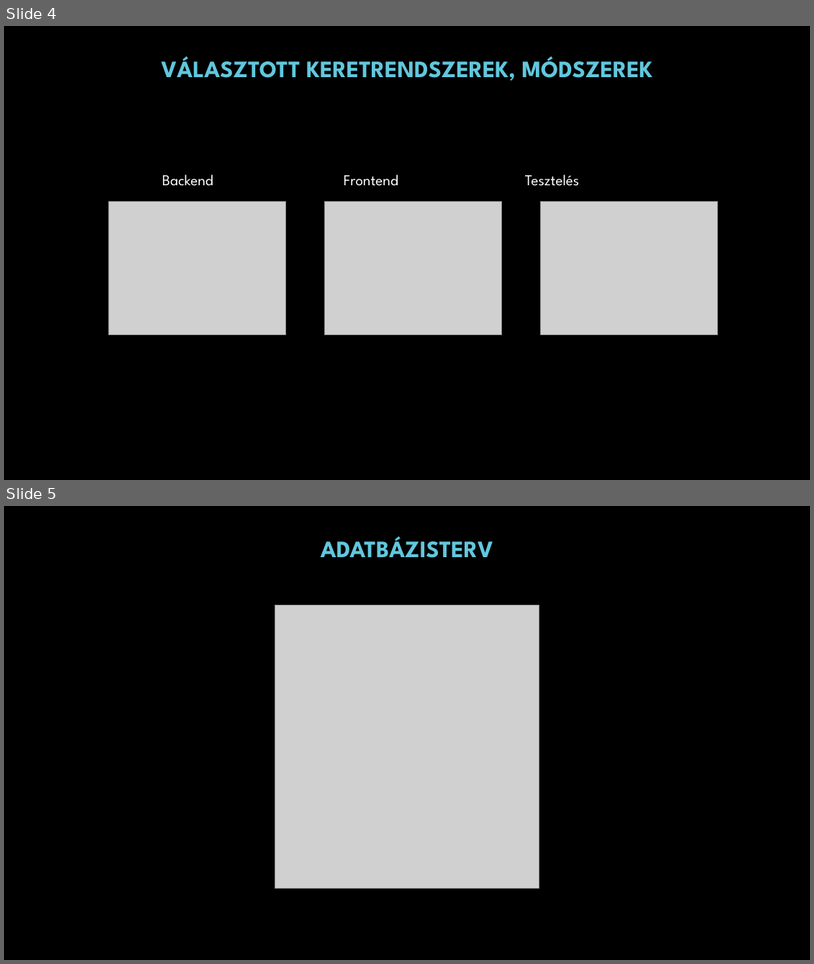
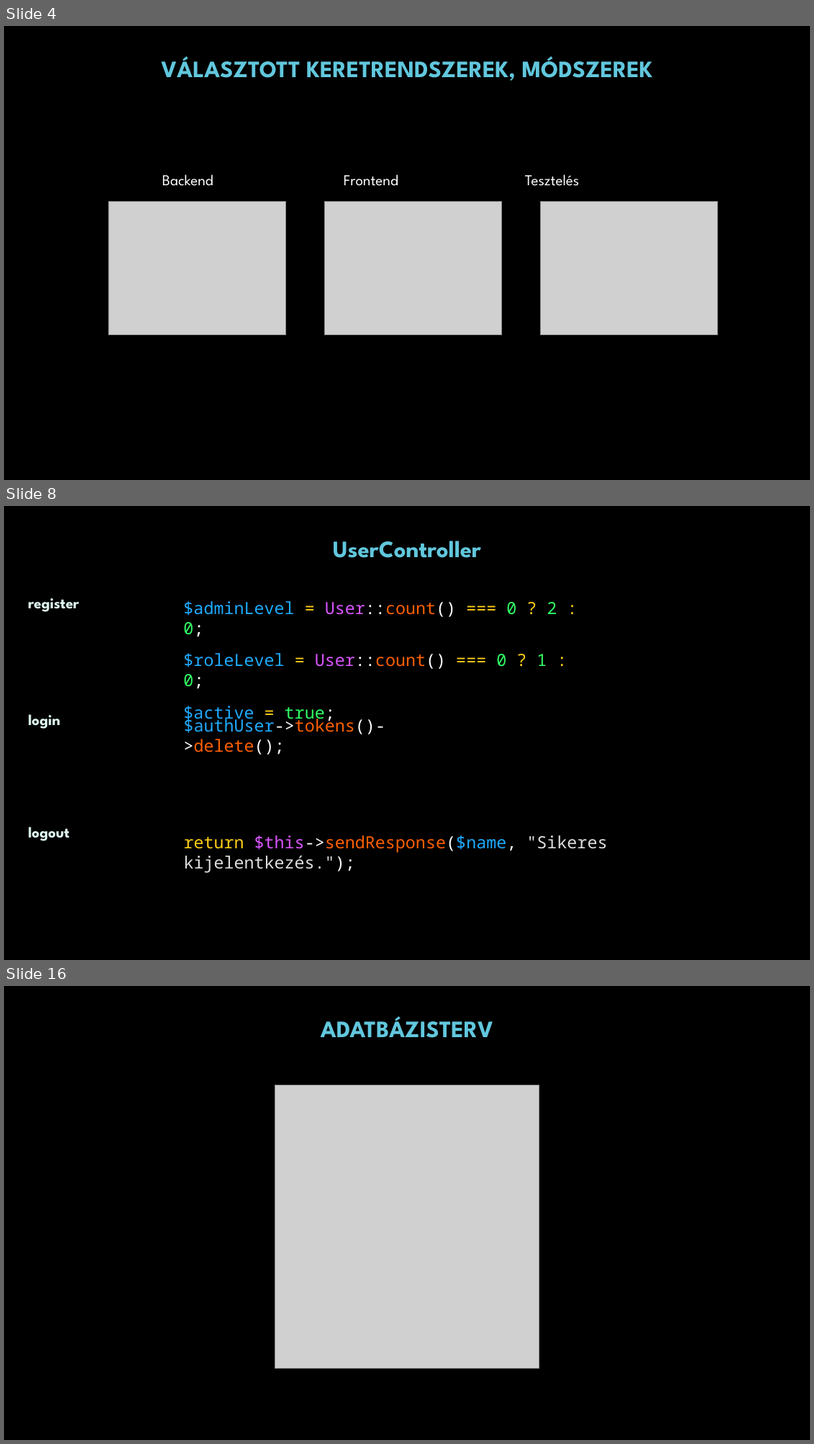
Before and after one commit to Harvester667/KTCH_Project_TeneT, a slide deck: Hairdressair_prezentáció.pptx. Shown one above the other, each under a label of ours: slides 4 and 5 before the commit, slides 4, 8 and 16 after it; the slides between them are not shown. The pictures are 814x964 and 814x1444 pixels, drawn with LibreOffice and Linux fonts; fonts in the diff are those of the drawing; grey boxes stand for pictures; background and template pictures are left out. Boxes give left, top, right and bottom in pixels: in the first picture for what was removed or moved away, otherwise in the second. Text is boxed around its words. In the diff, an @@ line names an element or a change of style, - is before the commit and + after.

```diff
--- a/Hairdressair_prezentáció.pptx
+++ b/Hairdressair_prezentáció.pptx
@@ slide 8 added at (x1=4, y1=506, x2=810, y2=960), background picture (left out) @@
@@ rectangle added at (x1=4, y1=525, x2=810, y2=572), fill #000000 at 50% opacity @@
@@ text added at (x1=333, y1=541, x2=481, y2=558), 28 pt, text #61C7DD, bold @@
+UserController
@@ text added at (x1=28, y1=598, x2=80, y2=612), 18 pt, text #DEF6F1, bold @@
+register
@@ text added at (x1=183, y1=601, x2=557, y2=723), 20 pt, text #1EABFF @@
+$adminLevel = User::count() === 0 ? 2 : 0;
+$roleLevel = User::count() === 0 ? 1 : 0;
+$active = true;
@@ text added at (x1=28, y1=714, x2=61, y2=728), 18 pt, text #DEF6F1, bold @@
+login
@@ text added at (x1=184, y1=716, x2=386, y2=754), 20 pt, text #FF6000 @@
+$authUser->tokens()->delete();
@@ text added at (x1=28, y1=826, x2=70, y2=841), 18 pt, text #DEF6F1, bold @@
+logout
@@ text added at (x1=184, y1=835, x2=607, y2=872), 20 pt, text #DEDEDE @@
+return $this->sendResponse($name, "Sikeres kijelentkezés.");
@@ what was slide 5 is now slide 16 @@
```
Also in this commit, not shown: 10 other slides added.
